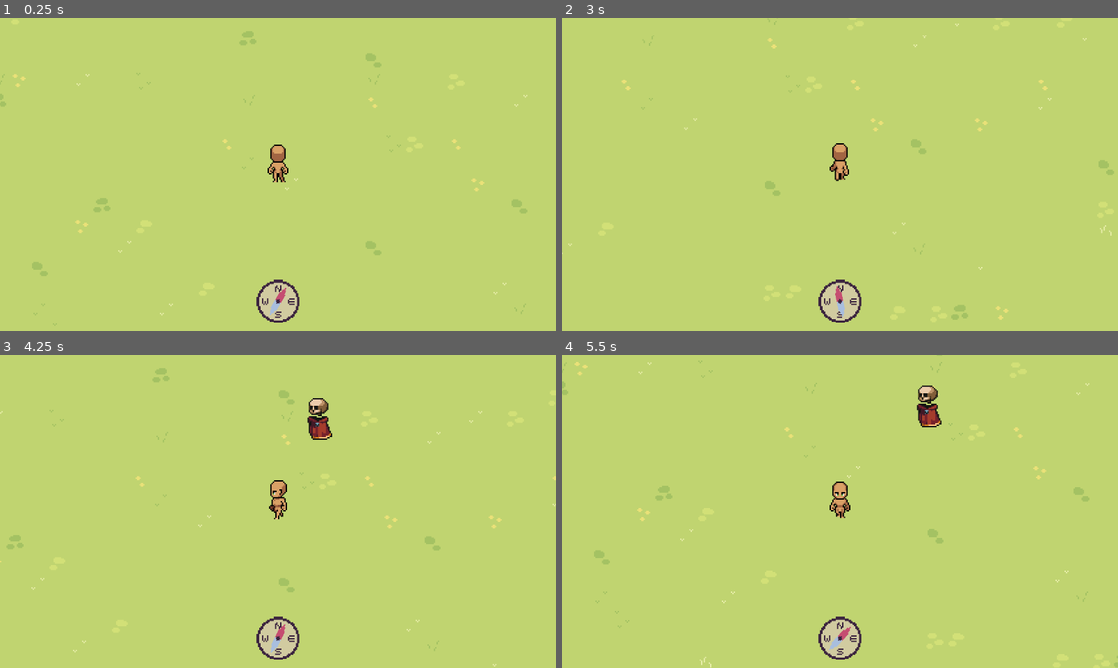
Above: before the commit, frames 1-4 (two rows, left to right).
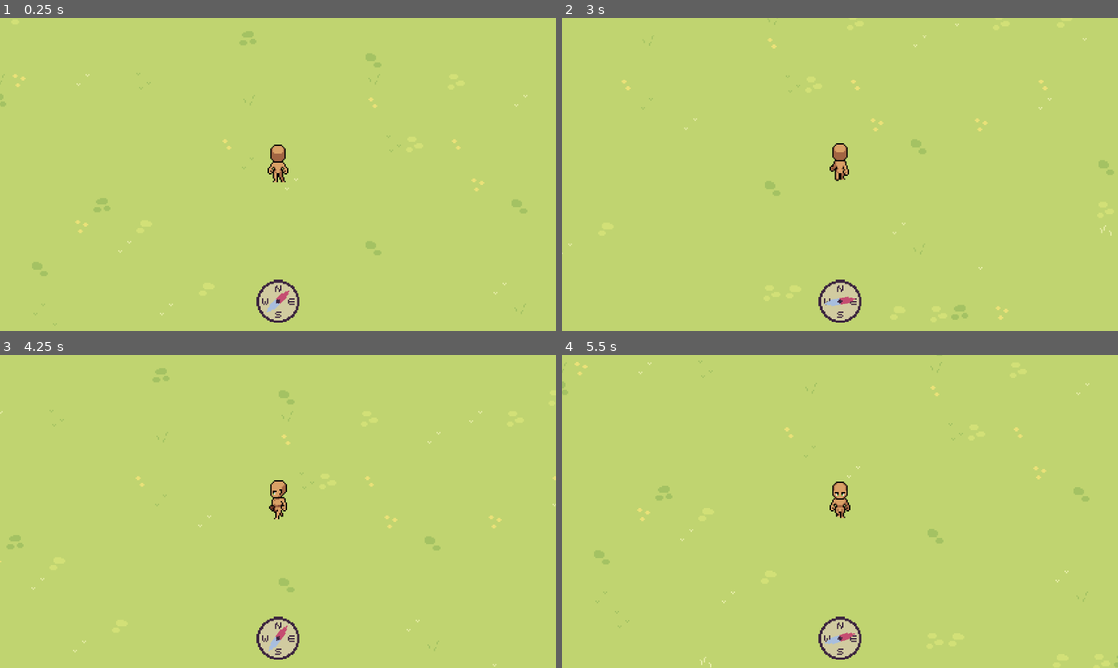
Above: after the commit, the same moments.

Repository: FennecKii/Pixel-Game-Jam-2025
Game: Godot game, scene res://Maps/Map 1/map_1.tscn
Same seed, same stepped clock (60 frames per second), same inputs: the game is played once before the commit and once after it. The project has no main scene, so this scene is started directly.
Inputs:
- Up to frame 1 (0.25 s): no input
- Up to frame 2 (3 s): hold D (Right) 0.53-1.28 s; hold S (Down) 1.28-2.03 s; hold D (Right) 2.03-2.78 s; hold W (Up) from 2.78 s (still down)
- Up to frame 3 (4.25 s): release W (Up) at 3.53 s; hold A (Left) from 3.53 s (still down)
- Up to frame 4 (5.5 s): release A (Left) at 5.03 s; hold S (Down) from 5.03 s (still down)

The runs differ from the first frame. In frame 1, less than 0.1% of the frame differs, in the area x 47-53%, y 86-95%; in frame 2, 0.2%; in frame 3, 0.5%; in frame 4, 0.6%, in the area x 47-69%, y 9-95%.

Commit message:
Added ghost detection

Diff:
--- a/Ghosts/Yuki-Onna/yuki_onna.gd
+++ b/Ghosts/Yuki-Onna/yuki_onna.gd
@@ -6,7 +6,7 @@
 var SPEED: float = 100
 var previous_velocity: Vector2
 var dead: bool = false
-var chasing: bool = true
+var chasing: bool = false
 var direction: Vector2
 
 func _process(delta: float) -> void:
@@ -17,7 +17,6 @@
 	var player_direction: Vector2 = Global.player_position - global_position
 
 	if chasing:
-		Global.ghost_detected = true
 		direction = (player_direction).normalized()
 
 	if direction and vec_len(player_direction) > 70:
--- a/Ghosts/Yuki-Onna/yuki_onna.tscn
+++ b/Ghosts/Yuki-Onna/yuki_onna.tscn
@@ -336,7 +336,7 @@
 states/Walk/position = Vector2(549, 97.4)
 transitions = ["Idle", "Death", SubResource("AnimationNodeStateMachineTransition_n61th"), "Walk", "Death", SubResource( …(268 unchanged characters)…
 
-[node name="Yuki-Onna" type="CharacterBody2D"]
+[node name="Yuki-Onna" type="CharacterBody2D" groups=["Ghost"]]
 script = ExtResource("1_fksj7")
 
 [node name="AnimatedSprite2D" type="AnimatedSprite2D" parent="."]
@@ -364,6 +364,6 @@
 tree_root = SubResource("AnimationNodeStateMachine_xiqdj")
 advance_expression_base_node = NodePath("..")
 anim_player = NodePath("../AnimationPlayer")
-parameters/Death/blend_position = 0.00686944
-parameters/Idle/blend_position = 0.476355
-parameters/Walk/blend_position = 0.476355
+parameters/Death/blend_position = 0.00694444
+parameters/Idle/blend_position = 0.238889
+parameters/Walk/blend_position = 0.238889
--- a/Player/player.gd
+++ b/Player/player.gd
@@ -39,3 +39,11 @@
 		animated_sprite_2d.flip_h = true
 	elif velocity.x > 0:
 		animated_sprite_2d.flip_h = false
+
+func _on_detection_body_entered(body: Node2D) -> void:
+	if body.is_in_group("Ghost"):
+		Global.ghost_detected = true
+
+func _on_detection_body_exited(body: Node2D) -> void:
+	if body.is_in_group("Ghost"):
+		Global.ghost_detected = false
--- a/Player/player.tscn
+++ b/Player/player.tscn
@@ -541,6 +541,9 @@
 states/Walk/position = Vector2(703.4, 94.0989)
 transitions = ["Start", "Idle", SubResource("AnimationNodeStateMachineTransition_p5o4e"), "Idle", "Walk", SubResource("AnimationNodeStateMachineTransition_gu6f8"), "Walk", "Idle", SubResource("AnimationNodeStateMachineTransition_dkpta")]
 
+[sub_resource type="CircleShape2D" id="CircleShape2D_od3ui"]
+radius = 517.078
+
 [node name="Player" type="CharacterBody2D"]
 script = ExtResource("1_vtle1")
 
@@ -580,3 +583,11 @@
 offset_right = -640.0
 offset_bottom = -360.0
 metadata/_edit_use_anchors_ = true
+
+[node name="Detection" type="Area2D" parent="."]
+
+[node name="Detection Shape" type="CollisionShape2D" parent="Detection"]
+shape = SubResource("CircleShape2D_od3ui")
+
+[connection signal="body_entered" from="Detection" to="." method="_on_detection_body_entered"]
+[connection signal="body_exited" from="Detection" to="." method="_on_detection_body_exited"]
Not shown: 1 places in Player/player.tscn that only renumber resources
